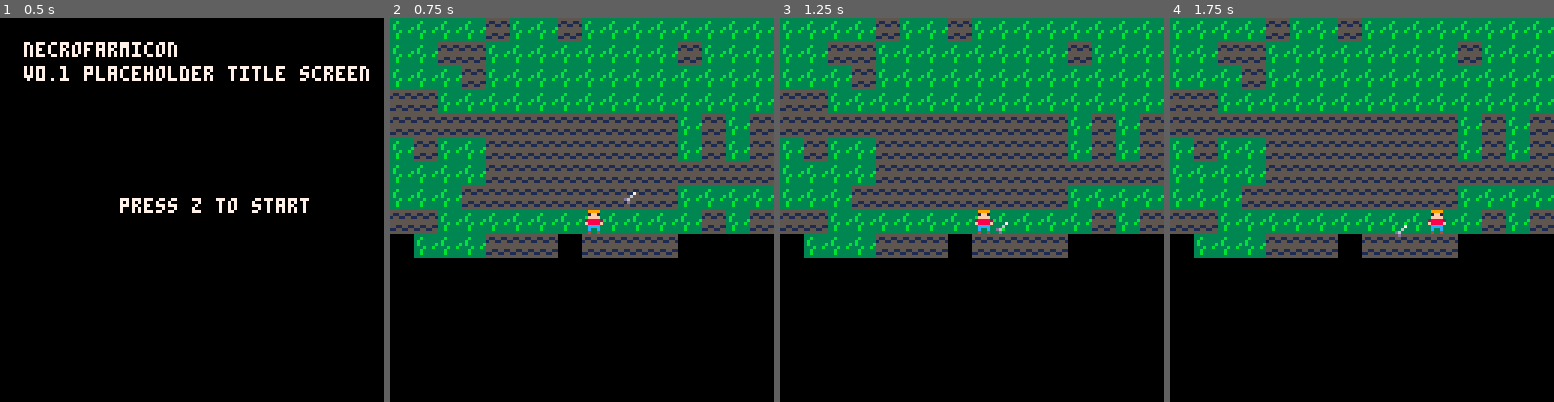
Above: before the commit, frames 1-4 (left to right).
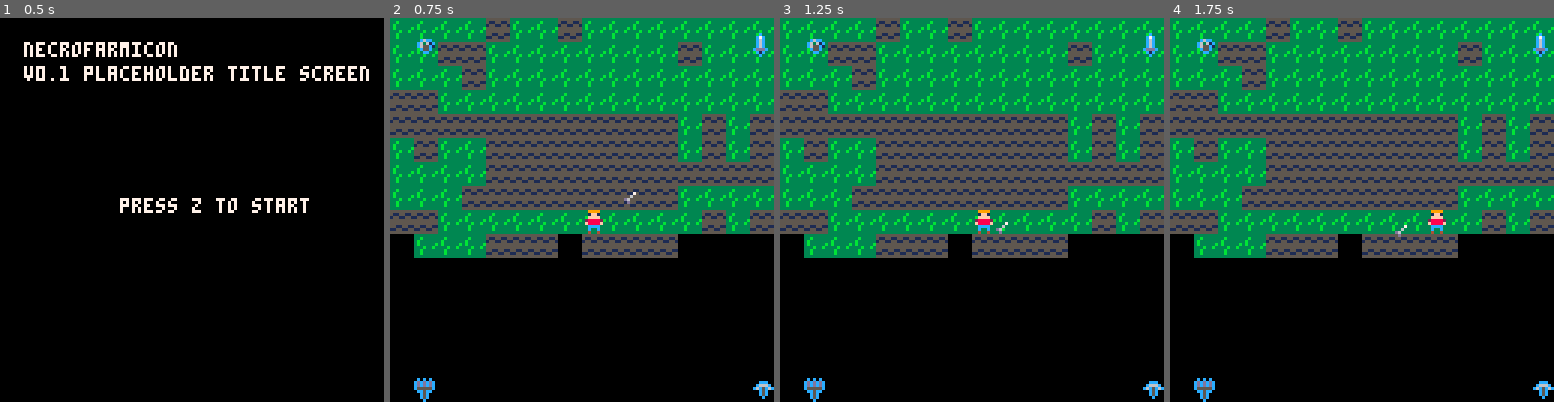
Above: after the commit, the same moments.

Repository: alexjbusch/GameJam2020
Game: PICO-8 cartridge GMTK-GameJam2020-Game/necrofarmicon.p8
Same seed, same stepped clock (60 frames per second), same inputs: the game is played once before the commit and once after it.
Inputs:
- Up to frame 1 (0.5 s): tap X (X key) at 0.33 s
- Up to frame 2 (0.75 s): tap O (Z key) at 0.7 s
- Up to frame 3 (1.25 s): tap X (X key) at 1.07 s
- Up to frame 4 (1.75 s): hold Right from 1.6 s (still down); tap O (Z key) at 1.7 s

Frame 1 is identical in both runs. In frame 2, 0.6% of the frame differs, in the area x 6-100%, y 3-100%; in frame 3, 0.6%; in frame 4, 0.6%.

Commit message:
implemented items

Diff:
--- a/GMTK-GameJam2020-Game/necrofarmicon.p8
+++ b/GMTK-GameJam2020-Game/necrofarmicon.p8
@@ -15,6 +15,7 @@
 objects = {}
 plants = {}
 enemies = {}
+items = {}
 
 plant_grow_time=1 --seconds
 plant_death_time=5--seconds
@@ -24,6 +25,10 @@
 
 function _init()
  --test code
+ create_item(120,5,"sword")
+ create_item(8,5,"watering_pail")
+ create_item(8,120,"hoe")
+ create_item(120,120,"pickaxe")
  create_enemy(75,55,"tomato",player)
 end
 
@@ -44,6 +49,9 @@
    for b in all(enemies) do
     b:update()
    end
+   for b in all(items) do
+    b:update()
+   end
   end
  end
 end
@@ -59,6 +67,9 @@
   cls()
   map(0,0)
   for b in all(plants) do
+   b:draw()
+  end
+  for b in all(items) do
    b:draw()
   end
   for b in all(enemies) do
@@ -99,7 +110,7 @@
 speed=1.2,
 sprite=0,
 direction="right",
-tool="watering_pail",
+item="watering_pail",
 seed="corn",
 update=function(self)
  if btn(➡️) then
@@ -122,7 +133,7 @@
   self:plant_seed()
  end
  if btn(🅾️) then
-  self:use_tool()
+  self:use_item()
  end
  --collision logic here
  for b in all(enemies) do
@@ -138,14 +149,14 @@
 animate=function(self)
  --sprite change logic here
 end,
-use_tool=function(self)
- if self.tool=="sword" then
+use_item=function(self)
+ if self.item=="sword" then
   --swing code here
- elseif self.tool=="watering_pail" then
+ elseif self.item=="watering_pail" then
   self:water_ground()
- elseif self.tool == "hoe" then
-
- elseif self.tool=="shotgun" then
+ elseif self.item == "hoe" then
+
+ elseif self.item=="shotgun" then
  end
 
 end,
@@ -345,6 +356,37 @@
   return hit
 end
 
+-->8
+--items
+
+function create_item(xin,yin,class_in)
+	item = {
+	x=xin,
+	y=yin,
+	w=8,
+	h=8,
+	class=class_in,
+	sprite=8,
+	update=function(self)
+	 if collision(player,self) then
+	  player.item = self.class
+	 end
+	end,
+	draw=function(self)
+	 spr(self.sprite,self.x,self.y)
+	end
+	}
+	if item.class == "watering_pail" then
+	 item.sprite=8
+	elseif item.class == "sword" then
+	 item.sprite=25
+	elseif item.class == "hoe" then
+	 item.sprite=24
+	elseif item.class == "pickaxe" then
+	 item.sprite=9
+	end
+	add(items,item)
+end
 __gfx__
 00999900000000000099990000000000009999000000000000999900009999000000000000000000070000000000000000000070000000000070000000000000
 001ff1000099990000999900009999000091f10000999900001ff1000099990000000000000ccc00060000000000000000000060000000000060000000007000
